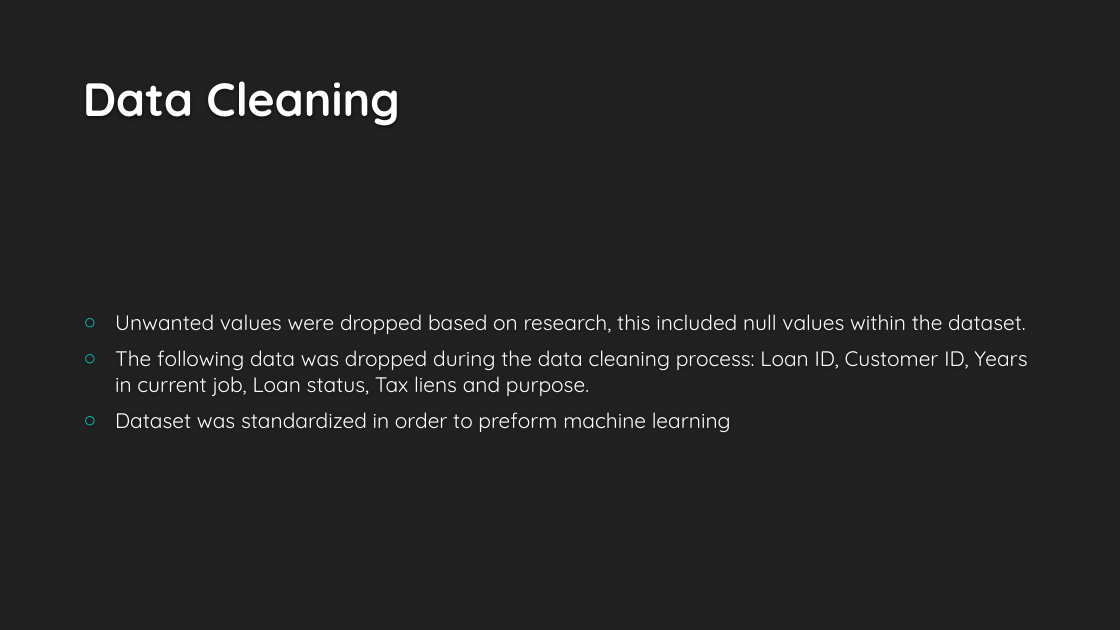
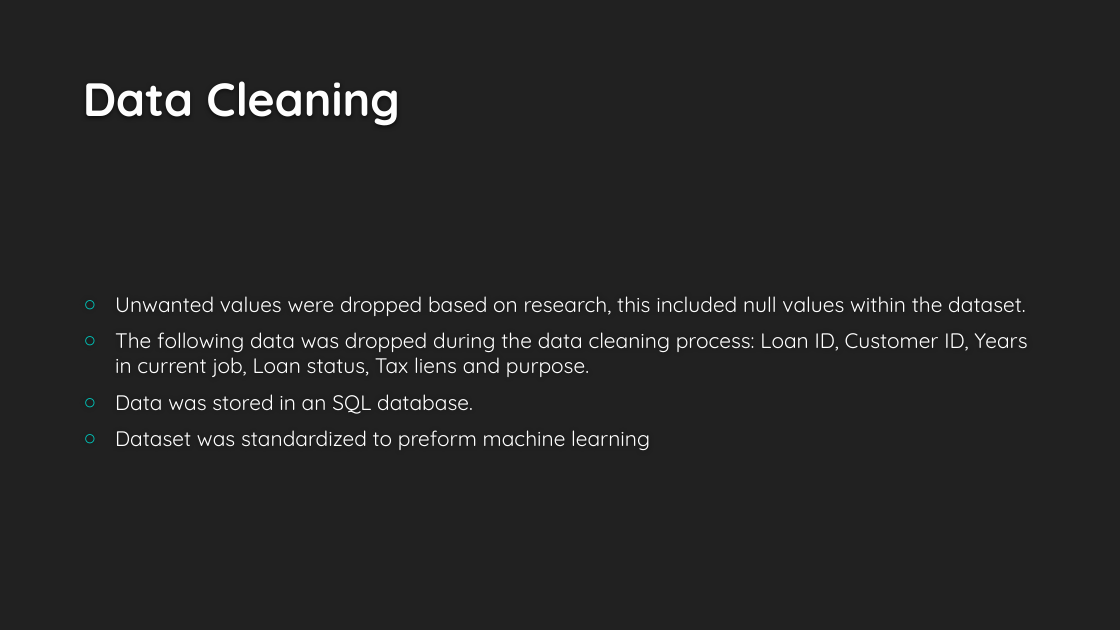
Before and after one commit to KavishNaran/Loan-risk---machine-learning, a slide deck: slide 4 of Credit Loan Presentation.pptx. Drawn at 1120x630 pixels with LibreOffice and Linux fonts; fonts in the diff are those of the drawing; background and template pictures are left out. Boxes give left, top, right and bottom in pixels: in the first picture for what was removed or moved away, otherwise in the second. Text is boxed around its words. In the diff, an @@ line names an element or a change of style, - is before the commit and + after.

Commit message:
updated presentation

```diff
--- a/Credit Loan Presentation.pptx
+++ b/Credit Loan Presentation.pptx
@@ text at box(115, 394, 650, 450): text changed @@
-○ Dataset was standardized in order to preform machine learning
+○ Data was stored in an SQL database.
+○ Dataset was standardized to preform machine learning
```
Also in this commit, not shown: 1 other slide changed, 2 slides added, 2 other files.
